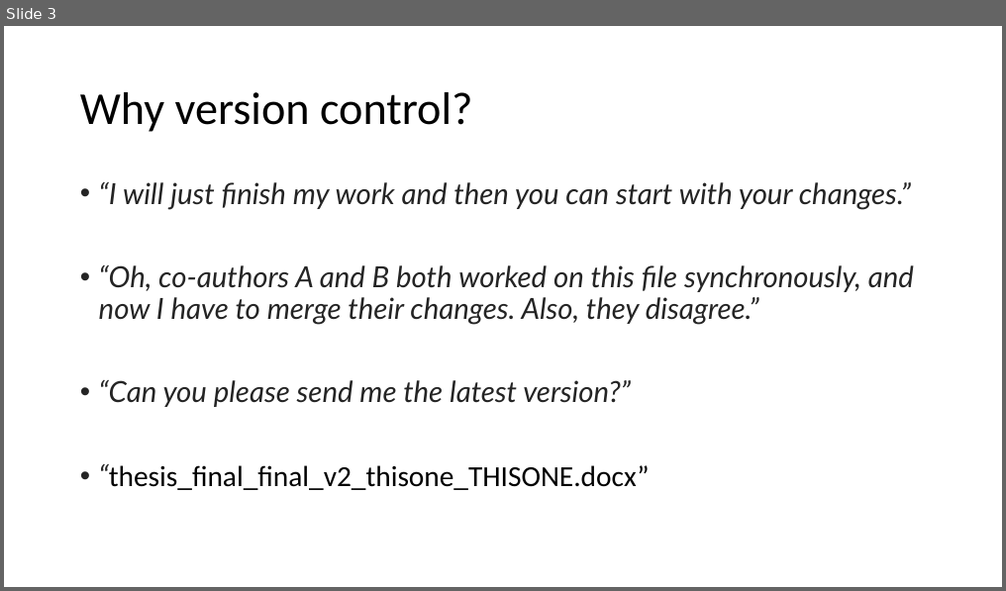
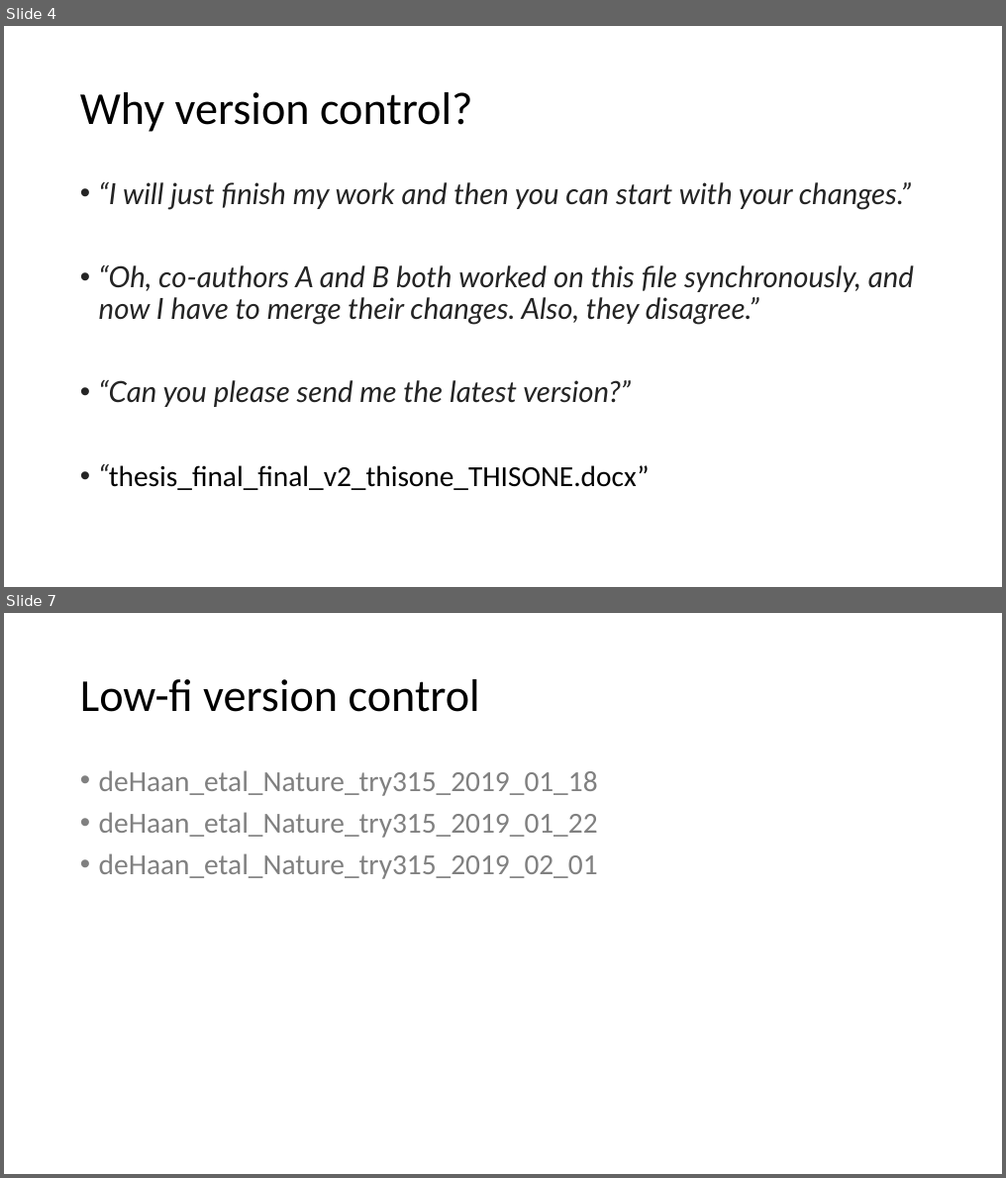
Before and after one commit to VHP4Safety/github_intro_training, a slide deck: powerpoints/github_part1.pptx. Shown one above the other, each under a label of ours: slide 3 before the commit, slides 4 and 7 after it; the slides between them are not shown. The pictures are 1006x591 and 1006x1178 pixels, drawn with LibreOffice and Linux fonts; fonts in the diff are those of the drawing. Boxes give left, top, right and bottom in pixels: in the first picture for what was removed or moved away, otherwise in the second. Text is boxed around its words. In the diff, an @@ line names an element or a change of style, - is before the commit and + after.

Commit message:
ppt intro version control

```diff
--- a/powerpoints/github_part1.pptx
+++ b/powerpoints/github_part1.pptx
@@ slide 7 added at <box>4,613,1002,1174</box>, background #FFFFFF @@
@@ title added at <box>80,679,480,712</box>, 44 pt, text #000000 @@
+Low-fi version control
@@ text added at <box>99,770,598,879</box>, 28 pt, text #808080 @@
+• deHaan_etal_Nature_try315_2019_01_18
+• deHaan_etal_Nature_try315_2019_01_22
+• deHaan_etal_Nature_try315_2019_02_01
@@ what was slide 3 is now slide 4 @@
```
Also in this commit, not shown: 5 slides changed, 13 other slides added, 2 slides removed.
